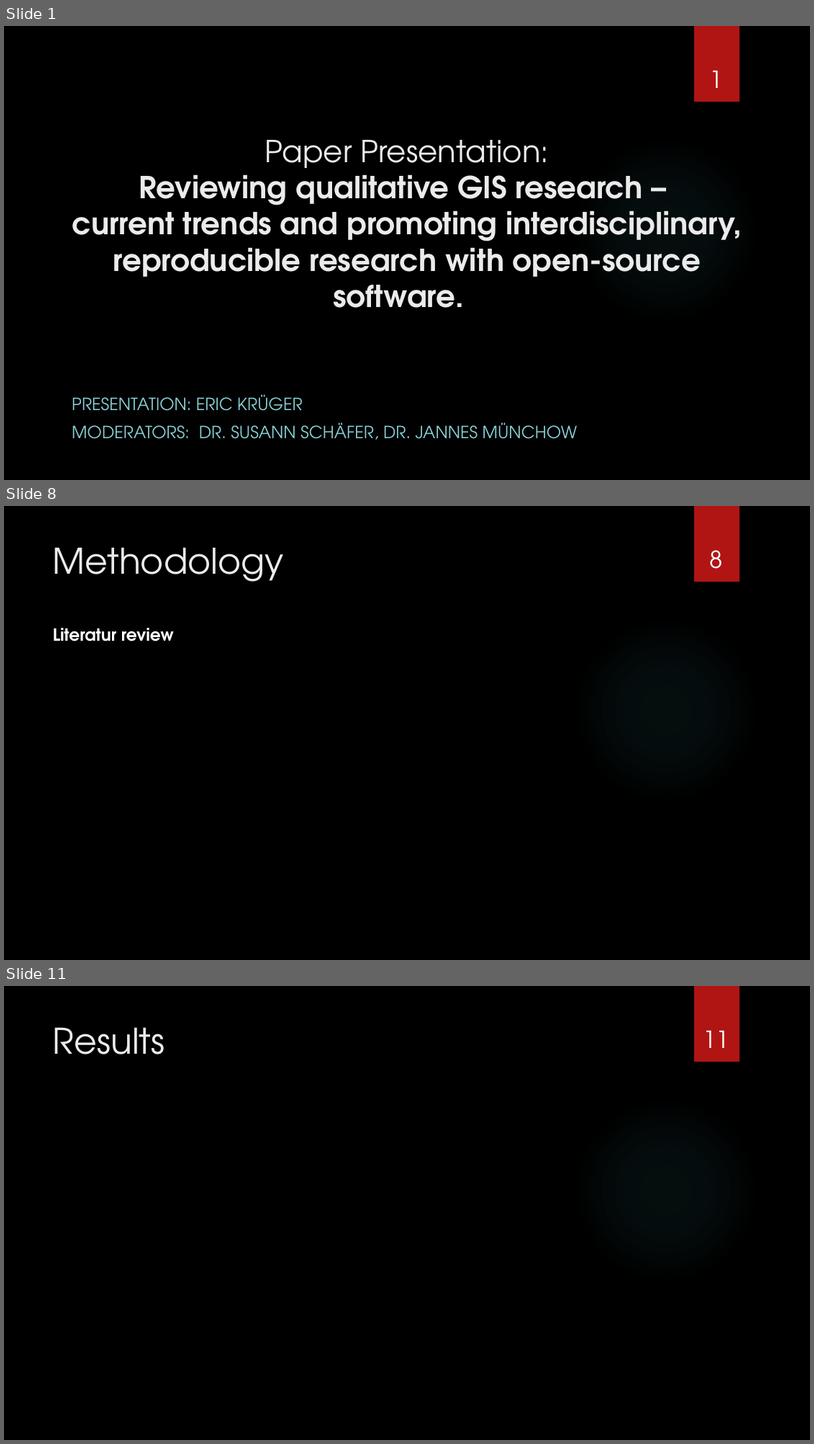
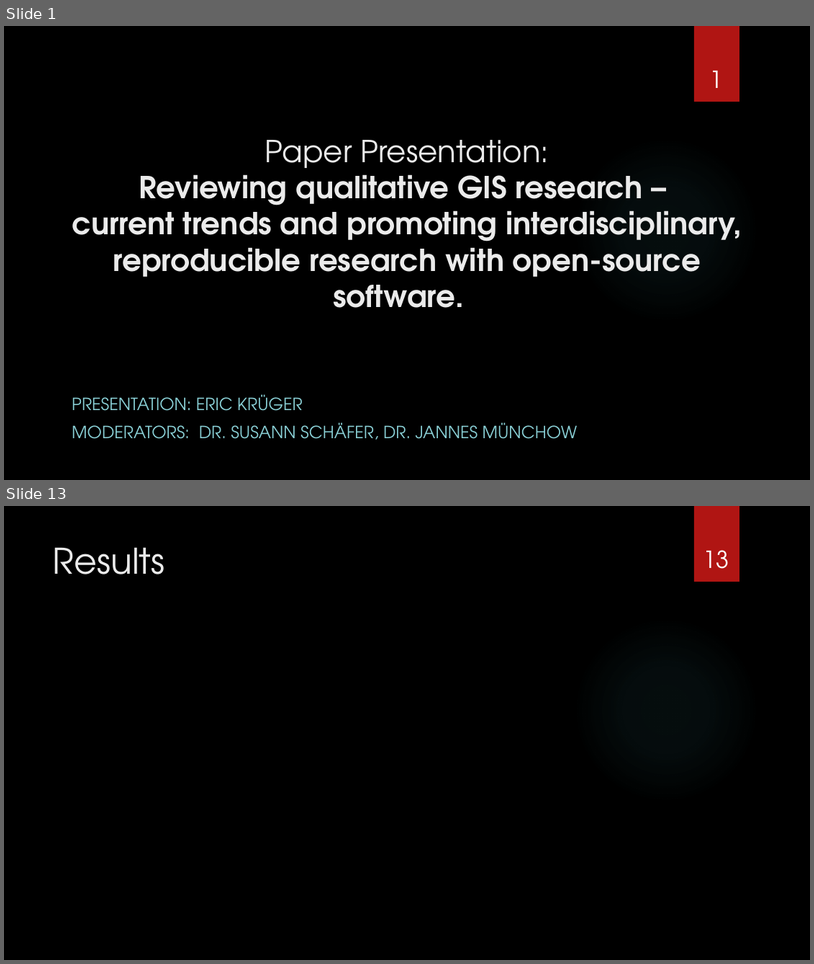
Before and after one commit to nuest/qual_gis, a slide deck: presentation/vortrag_qual_gis.pptx. Shown one above the other, each under a label of ours: slides 1, 8 and 11 before the commit, slides 1 and 13 after it; the slides between them are not shown. The pictures are 814x1444 and 814x964 pixels, drawn with LibreOffice and Linux fonts; fonts in the diff are those of the drawing; background and template pictures are left out. Boxes give left, top, right and bottom in pixels: in the first picture for what was removed or moved away, otherwise in the second. Text is boxed around its words. In the diff, an @@ line names an element or a change of style, - is before the commit and + after.

```diff
--- a/presentation/vortrag_qual_gis.pptx
+++ b/presentation/vortrag_qual_gis.pptx
@@ slide 8 removed at (4, 506, 810, 960), background picture (left out); not listed: 2 template elements that a slide beside it also shows @@
@@ title removed at (53, 547, 284, 582) @@
-Methodology
@@ page number removed at (710, 550, 723, 569) @@
-8
@@ text removed at (53, 628, 174, 641) @@
-Literatur review
@@ what was slide 11 is now slide 13 @@
@@ page number at (703, 550, 729, 569): text changed @@
-11
+13
```
Also in this commit, not shown: 6 slides changed, 5 slides added, 2 other slides removed.
